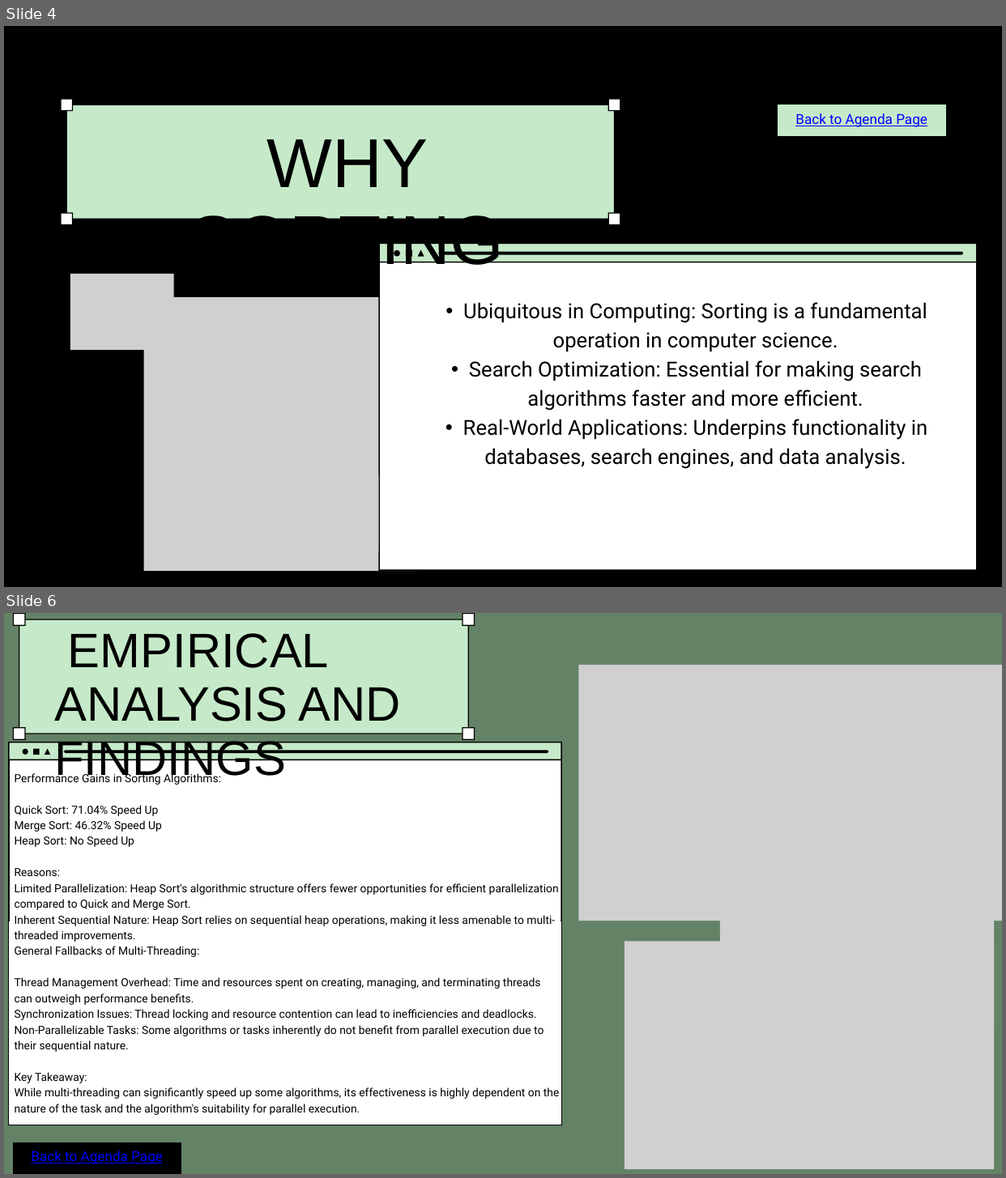
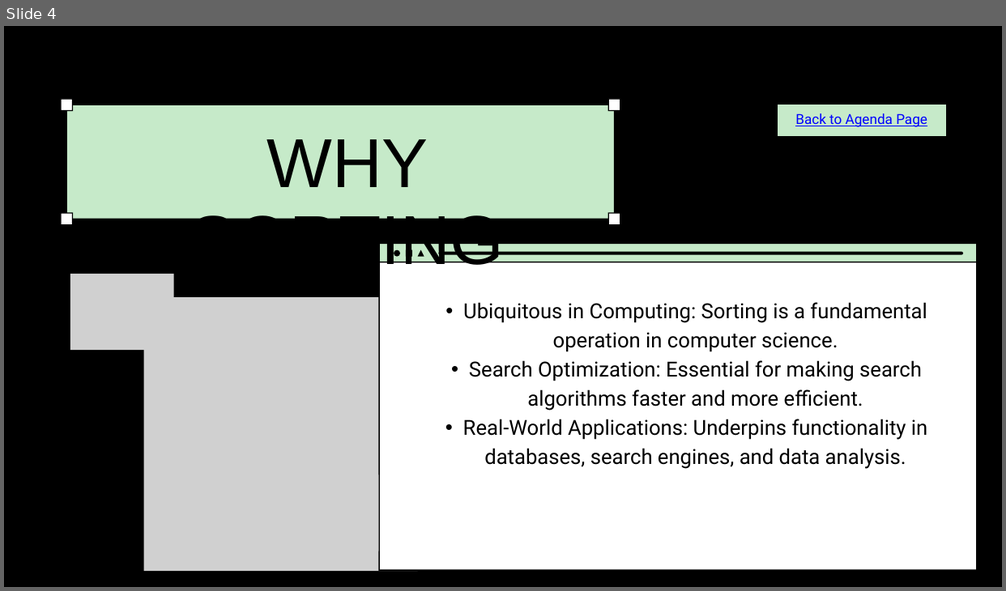
Before and after one commit to fraugho/Multithreaded-Sorting, a slide deck: Multithreaded Sorting Enhancing Performance through Concurrency.pptx. Shown one above the other, each under a label of ours: slides 4 and 6 before the commit, slide 4 after it; the slides between them are not shown. The pictures are 1006x1178 and 1006x591 pixels, drawn with LibreOffice and Linux fonts; fonts in the diff are those of the drawing; grey boxes stand for pictures. Boxes give left, top, right and bottom in pixels: in the first picture for what was removed or moved away, otherwise in the second. Text is boxed around its words. In the diff, an @@ line names an element or a change of style, - is before the commit and + after.

```diff
--- a/Multithreaded Sorting Enhancing Performance through Concurrency.pptx
+++ b/Multithreaded Sorting Enhancing Performance through Concurrency.pptx
@@ slide 6 removed at <box>4,613,1002,1174</box>, background #648266 @@
@@ group removed at <box>13,613,475,740</box>: 4 freeform shapes @@
@@ text removed at <box>54,633,401,784</box> @@
-EMPIRICAL ANALYSIS AND FINDINGS
@@ picture removed at <box>579,665,1002,921</box> @@
@@ group removed at <box>9,742,562,1046</box>: 5 freeform shapes @@
@@ picture removed at <box>720,756,994,1031</box> @@
@@ text removed at <box>15,772,560,1115</box> @@
-Performance Gains in Sorting Algorithms:
-Quick Sort: 71.04% Speed Up
-Merge Sort: 46.32% Speed Up
-Heap Sort: No Speed Up
-Reasons:
-Limited Parallelization: Heap Sort's algorithmic structure offers fewer opportunities for efficient parallelization compared to Quick and Merge Sort.
-Inherent Sequential Nature: Heap Sort relies on sequential heap operations, making it less amenable to multi-threaded improvements.
-General Fallbacks of Multi-Threading:
-Thread Management Overhead: Time and resources spent on creating, managing, and terminating threads can outweigh performance benefits.
-Synchronization Issues: Thread locking and resource contention can lead to inefficiencies and deadlocks.
-Non-Parallelizable Tasks: Some algorithms or tasks inherently do not benefit from parallel execution due to their sequential nature.
-Key Takeaway:
-While multi-threading can significantly speed up some algorithms, its effectiveness is highly dependent on the nature of the task and the algorithm's suitability for parallel execution.
@@ freeform shape removed at <box>13,843,560,1012</box> @@
@@ freeform shape removed at <box>10,857,175,1025</box> @@
@@ freeform shape removed at <box>9,921,562,1126</box> @@
@@ picture removed at <box>624,941,994,1169</box> @@
@@ freeform shape removed at <box>13,1143,181,1174</box> @@
@@ text removed at <box>31,1151,163,1165</box> @@
-Back to Agenda Page
```
Also in this commit, not shown: 3 slides changed, 1 slide added.
